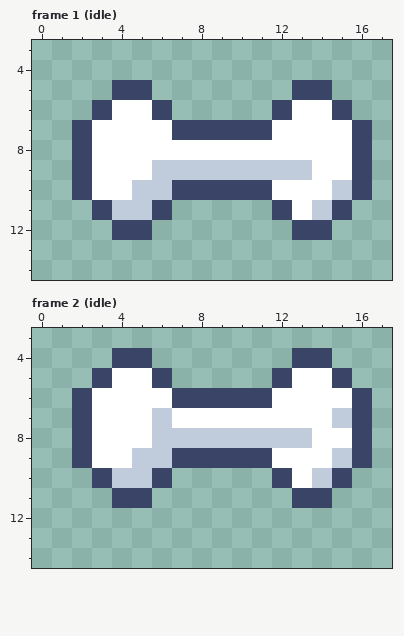
Pixel-art file -- art/minis/treat@75.aseprite. That is the earlier state.
18x18 pixels, 2 frames. Shown: frame 1 (idle): x 0..17, y 3..14; frame 2 (idle): x 0..17, y 3..14.
After:
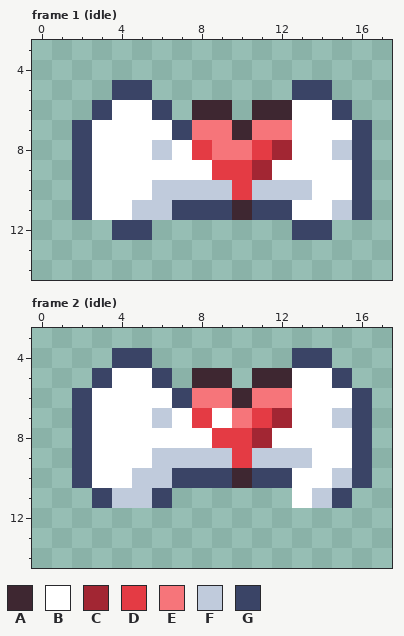
Palette (. is transparent): A #3e2731  B #ffffff  C #a22633  D #e43b44  E #f6757a  F #c0cbdc  G #3a4466
Edits made:
Frame 1 (idle):
y 6: x 8..9 .. -> AA; x 11..12 .G -> AA
y 7: x 8..12 GGGGB -> EEAEE
y 8: x 6 B -> F; x 8..12 BBBBB -> DEEDC; x 15 B -> F
y 9: x 6..13 FFFFFFFF -> BBBDDCBB
y 10: x 5 F -> B; x 7..13 GGGGGBB -> FFFDFFF; x 15 F -> B
y 11: x 2..4 .GF -> GBB; x 6..11 G..... -> FGGGAG; x 14..16 FG. -> BFG
Frame 2 (idle):
y 5: x 8..9 .. -> AA; x 11..12 .G -> AA
y 6: x 8..12 GGGGB -> EEAEE
y 7: x 8 B -> D; x 10..12 BBB -> EDC
y 8: x 6..13 FFFFFFFF -> BBBDDCBB
y 9: x 5 F -> B; x 7..13 GGGGGBB -> FFFDFFF; x 15 F -> B
y 10: x 2..4 .GF -> GBB; x 6..11 G..... -> FGGGAG; x 14..16 FG. -> BFG
y 11: x 3..6 .GG. -> GFFG; x 13..15 GG. -> BFG
